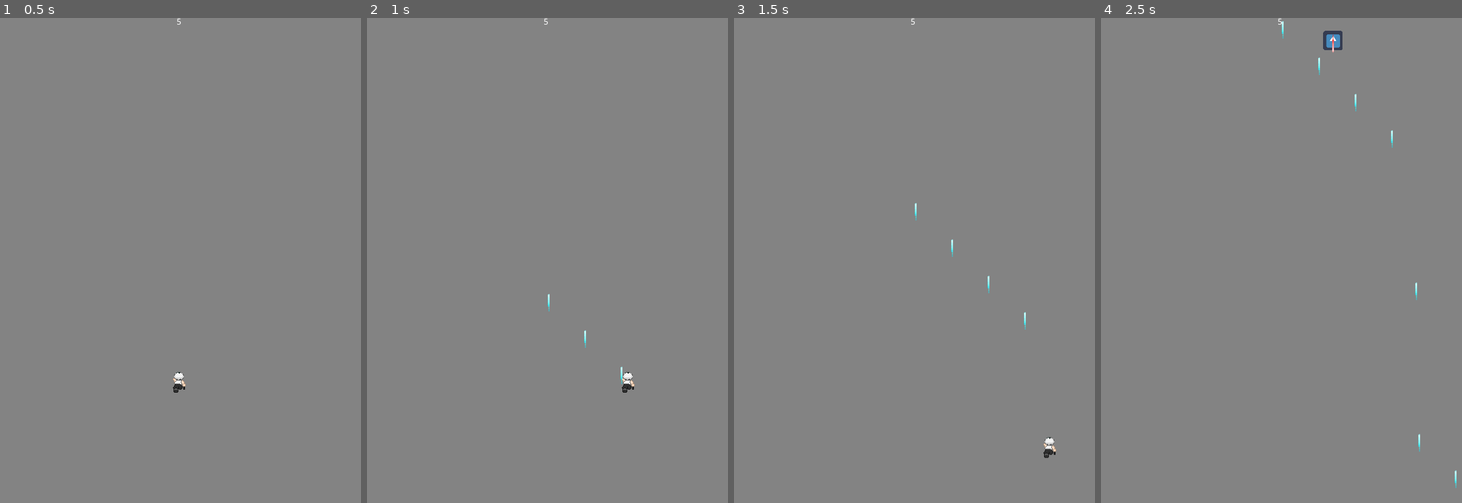
Above: before the commit, frames 1-4 (left to right).
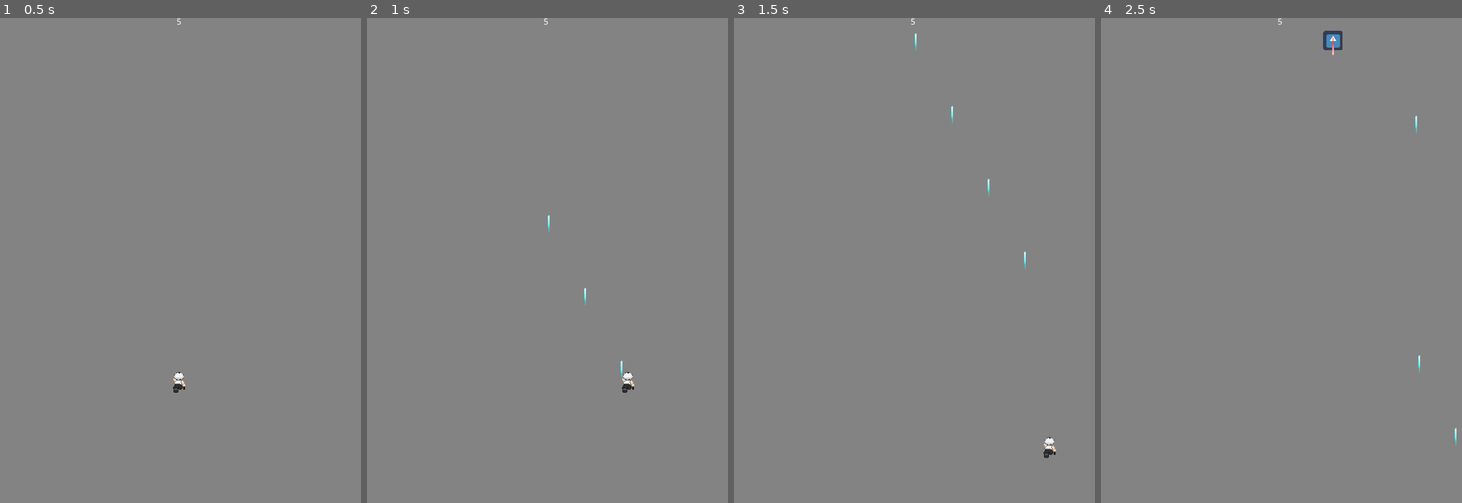
Above: after the commit, the same moments.

Repository: tyabbi/Godot-SHMUP
Game: Godot game, scene res://Scenes/main_screen.tscn
Same seed, same stepped clock (60 frames per second), same inputs: the game is played once before the commit and once after it. This scene is started directly instead of the project's main scene. The engine's default icon, where the game draws it, is replaced by a stand-in: a white triangle on a blue panel in a dark square.
Inputs:
- Up to frame 1 (0.5 s): no input
- Up to frame 2 (1 s): hold Right (move_right) from 0.53 s (still down); hold Z (shoot) from 0.53 s (still down)
- Up to frame 3 (1.5 s): release Right (move_right) at 1.28 s; release Z (shoot) at 1.28 s; hold Down (move_down) from 1.28 s (still down); tap X (dash) at 1.35 s
- Up to frame 4 (2.5 s): tap Z (shoot) at 1.55 s; release Down (move_down) at 2.03 s; hold Right (move_right) from 2.03 s (still down); hold Z (shoot) from 2.03 s (still down)

Frame 1 is identical in both runs. In frame 2, less than 0.1% of the frame differs, in the area x 50-71%, y 40-76%; in frame 3, 0.1%; in frame 4, 0.2%, in the area x 50-99%, y 0-97%.

Commit message:
Add files via upload

Diff:
--- a/CS_Game_Proj/Scenes/Title_Screen.tscn
+++ b/CS_Game_Proj/Scenes/Title_Screen.tscn
@@ -51,4 +51,5 @@
 
 [node name="Fade_In" parent="." instance=ExtResource( 4 )]
 visible = false
+
 [connection signal="fade_finished" from="Fade_In" to="." method="_on_Fade_In_fade_finished"]
--- a/CS_Game_Proj/Scenes/main_screen.tscn
+++ b/CS_Game_Proj/Scenes/main_screen.tscn
@@ -46,4 +46,5 @@
 __meta__ = {
 "_edit_use_anchors_": false
 }
+
 [connection signal="timeout" from="EnemySpawn/Timer" to="EnemySpawn" method="_on_Timer_timeout"]
--- a/CS_Game_Proj/Scripts/Boss.gd
+++ b/CS_Game_Proj/Scripts/Boss.gd
@@ -11,7 +11,7 @@
 
 # Called when the node enters the scene tree for the first time.
 func _ready():
-	$Timer.set_wait_time(0.2)
+	$Timer.set_wait_time(0.05)
 	$Timer.start()
 
 	var target = Vector2(self.position.x, self.position.y + 100)
@@ -30,22 +30,22 @@
 	var b1 = bullet_scene.instance()
 	b1.position = self.position
 	b1.rotation = self.rotation
-	b1.dir = Vector2(1, 0)
+	b1.dir = Vector2(5, 0)
 
 	var b2 = bullet_scene.instance()
 	b2.position = self.position
 	b2.rotation = self.rotation
-	b2.dir = Vector2(0, 1)
+	b2.dir = Vector2(0, 5)
 
 	var b3 = bullet_scene.instance()
 	b3.position = self.position
 	b3.rotation = self.rotation
-	b3.dir = Vector2(-1, 0)
+	b3.dir = Vector2(-5, 0)
 
 	var b4 = bullet_scene.instance()
 	b4.position = self.position
 	b4.rotation = self.rotation
-	b4.dir = Vector2(0, -1)
+	b4.dir = Vector2(0, -5)
 
 	get_parent().add_child(b1)
 	get_parent().add_child(b2)
--- a/CS_Game_Proj/Scripts/Enemy1.gd
+++ b/CS_Game_Proj/Scripts/Enemy1.gd
@@ -44,7 +44,7 @@
 func shoot():
 	var b = bullet_scene.instance()
 	b.position = self.position
-	b.dir = Vector2(0, 5)
+	b.dir = Vector2(0, 10)
 	get_parent().add_child(b)
 
 func move():
--- a/CS_Game_Proj/Scripts/Player.gd
+++ b/CS_Game_Proj/Scripts/Player.gd
@@ -67,7 +67,7 @@
 	var b = bullet_scene.instance()
 	b.position = self.position
 	b.rotation = self.rotation
-	b.dir = Vector2(0, -5)
+	b.dir = Vector2(0, -10)
 	get_parent().add_child(b)
 
 func dash(delta):
--- a/CS_Game_Proj/Scripts/Title_Screen.gd
+++ b/CS_Game_Proj/Scripts/Title_Screen.gd
@@ -9,6 +9,7 @@
 
 func _on_button_pressed(scene_to_load):
 	scene_path_to_load = scene_to_load
+	get_tree().change_scene(scene_path_to_load)
 	#$Fade_In.show()
 	#$Fade_In.fade_in()
 
--- a/CS_Game_Proj/project.godot
+++ b/CS_Game_Proj/project.godot
@@ -10,13 +10,12 @@
 
 _global_script_classes=[  ]
 _global_script_class_icons={
-
 }
 
 [application]
 
 config/name="Cs Game Proj"
-run/main_scene="res://Scenes/main_screen.tscn"
+run/main_scene="res://Scenes/Title_Screen.tscn"
 
 [display]
 
Not shown, added: CS_Game_Proj/export_presets.cfg
